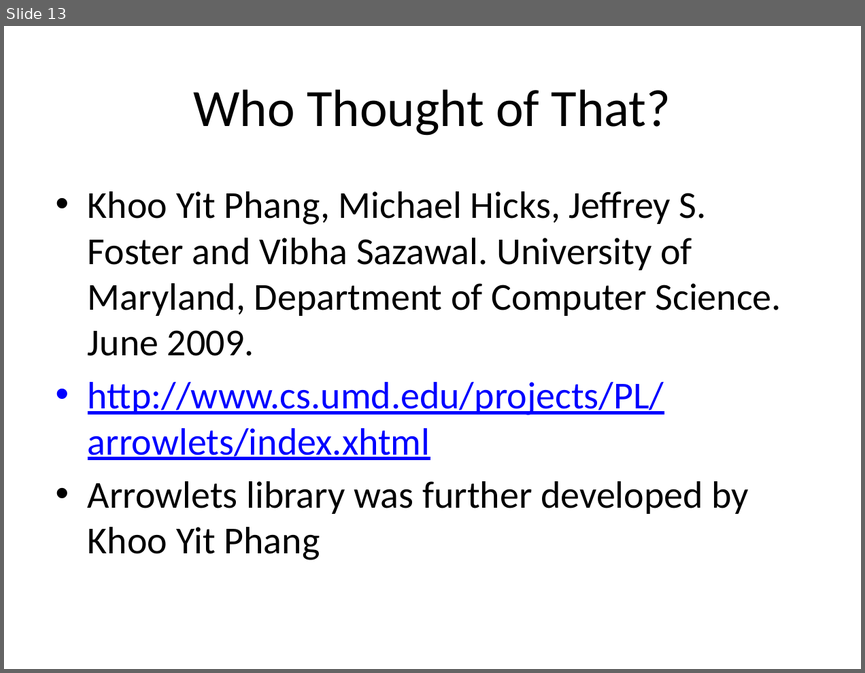
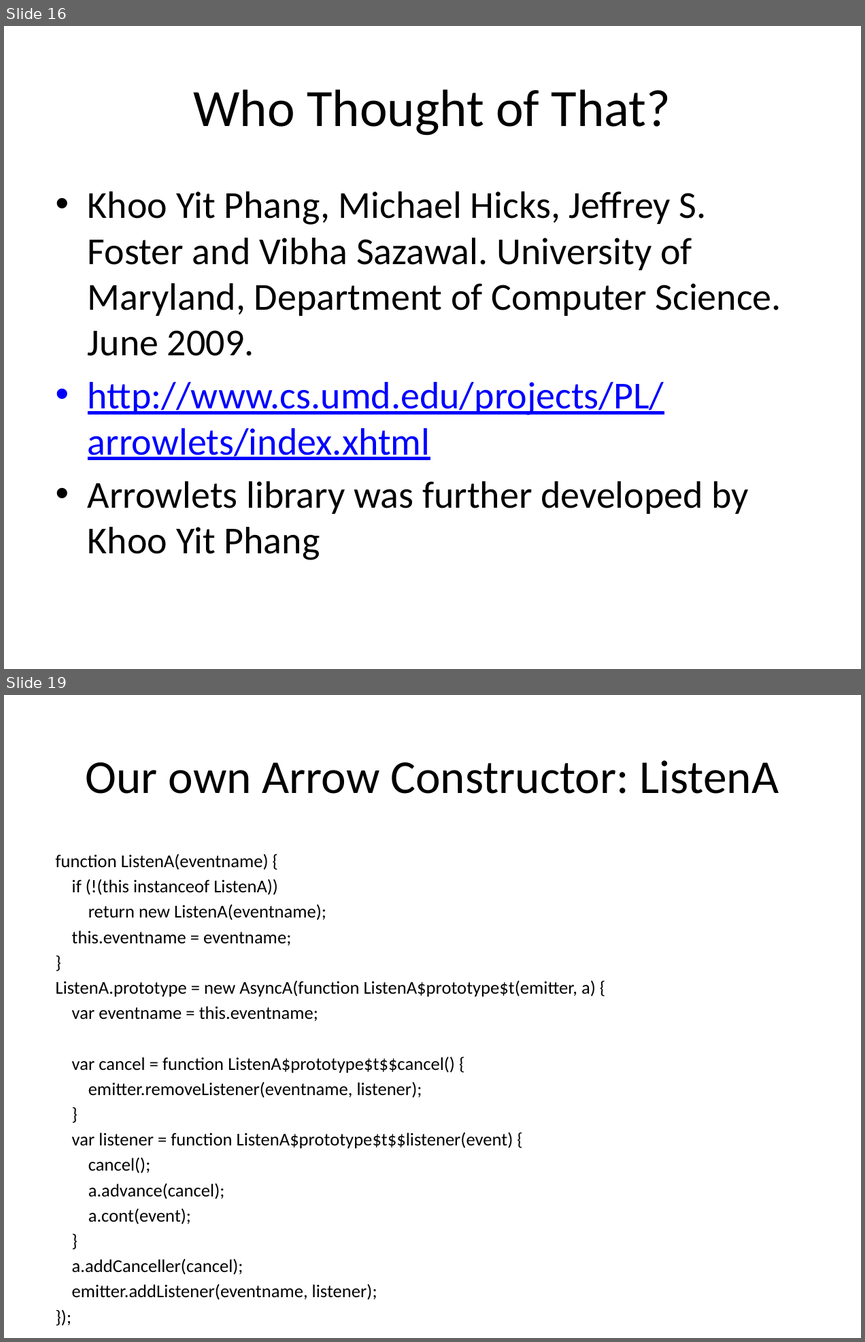
Before and after one commit to enright/arrowlets, a slide deck: MonadsOfDoomArrowsOfTime.pptx. Shown one above the other, each under a label of ours: slide 13 before the commit, slides 16 and 19 after it; the slides between them are not shown. The pictures are 865x673 and 865x1342 pixels, drawn with LibreOffice and Linux fonts; fonts in the diff are those of the drawing. Boxes give left, top, right and bottom in pixels: in the first picture for what was removed or moved away, otherwise in the second. Text is boxed around its words. In the diff, an @@ line names an element or a change of style, - is before the commit and + after.

```diff
--- a/MonadsOfDoomArrowsOfTime.pptx
+++ b/MonadsOfDoomArrowsOfTime.pptx
@@ slide 19 added at (4, 695, 861, 1338), background #FFFFFF @@
@@ title added at (86, 760, 779, 794), 39.6 pt, text #000000 @@
+Our own Arrow Constructor: ListenA
@@ text added at (56, 853, 596, 1274), 15.2 pt, text #000000 @@
+function ListenA(eventname) {
+if (!(this instanceof ListenA))
+return new ListenA(eventname);
+this.eventname = eventname;
+}
+ListenA.prototype = new AsyncA(function ListenA$prototype$t(emitter, a) {
+var eventname = this.eventname;
+var cancel = function ListenA$prototype$t$$cancel() {
+emitter.removeListener(eventname, listener);
+}
+var listener = function ListenA$prototype$t$$listener(event) {
+cancel();
+a.advance(cancel);
+a.cont(event);
+}
+a.addCanceller(cancel);
+emitter.addListener(eventname, listener);
+});
@@ what was slide 13 is now slide 16 @@
```
Also in this commit, not shown: 3 slides changed, 7 other slides added.
